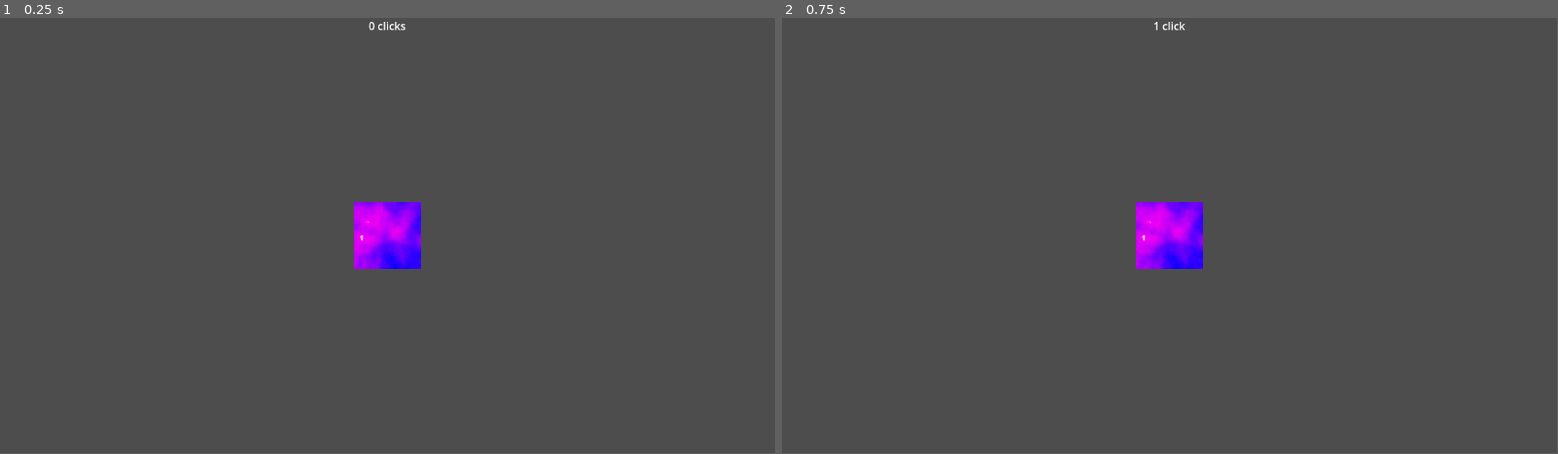
Above: before the commit, frames 1-2 (left to right).
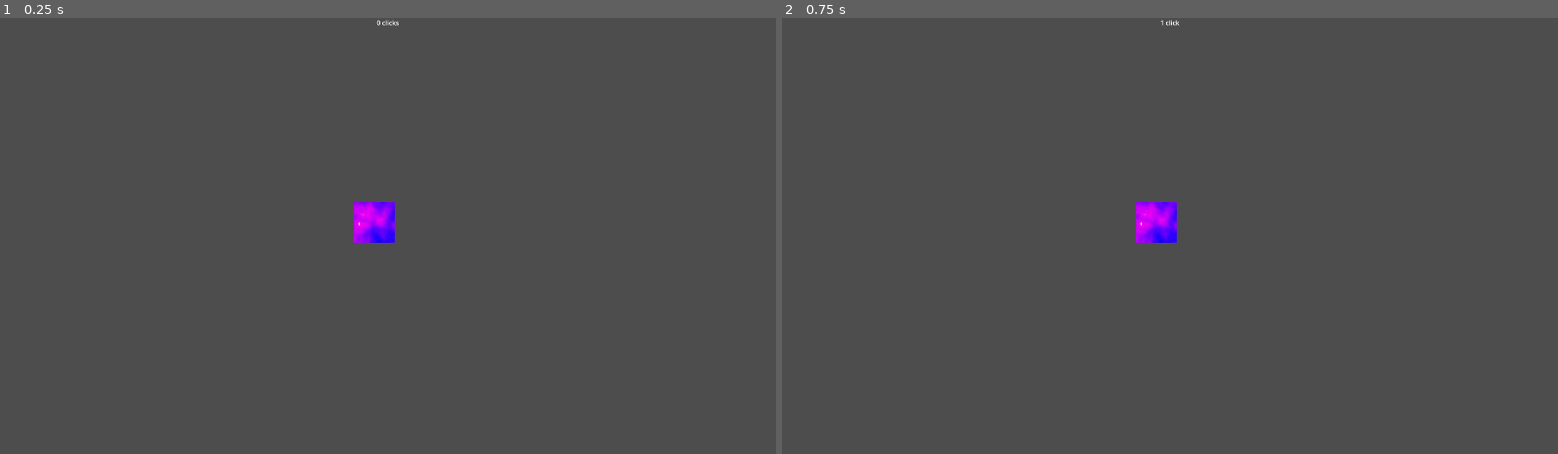
Above: after the commit, the same moments.

Repository: 100-Devs-1-Game/TheHatchery
Game: Godot game, scene res://scenes/game.tscn
The game is run twice, just before and just after one commit, with the same random seed, the same clock (stepped at 60 frames per second) and the same inputs.
Inputs (mouse positions are in pixels of both pictures, inside the frame that each line leads up to):
- Up to frame 1 (0.25 s): no input
- Up to frame 2 (0.75 s): click (1170, 236) at 0.5 s
In our replay, the window is 799x449 before the commit and 800x450 after it. These sizes can differ from the game's own. Grey fills any space a smaller window leaves; there, only what the larger window draws over its background counts as a difference.

The runs differ from the first frame. In frame 1, 1.2% of the frame differs, in the area x 45-55%, y 0-58%; in frame 2, 1.2%.

Commit message:
Use viewport stretch mode

Diff:
--- a/src/project.godot
+++ b/src/project.godot
@@ -15,6 +15,14 @@
 config/features=PackedStringArray("4.4", "Forward Plus")
 config/icon="res://icon.svg"
 
+[display]
+
+window/size/viewport_width=1920
+window/size/viewport_height=1080
+window/size/window_width_override=1152
+window/size/window_height_override=648
+window/stretch/mode="viewport"
+
 [editor_plugins]
 
 enabled=PackedStringArray("res://addons/project_time_tracker/plugin.cfg")
